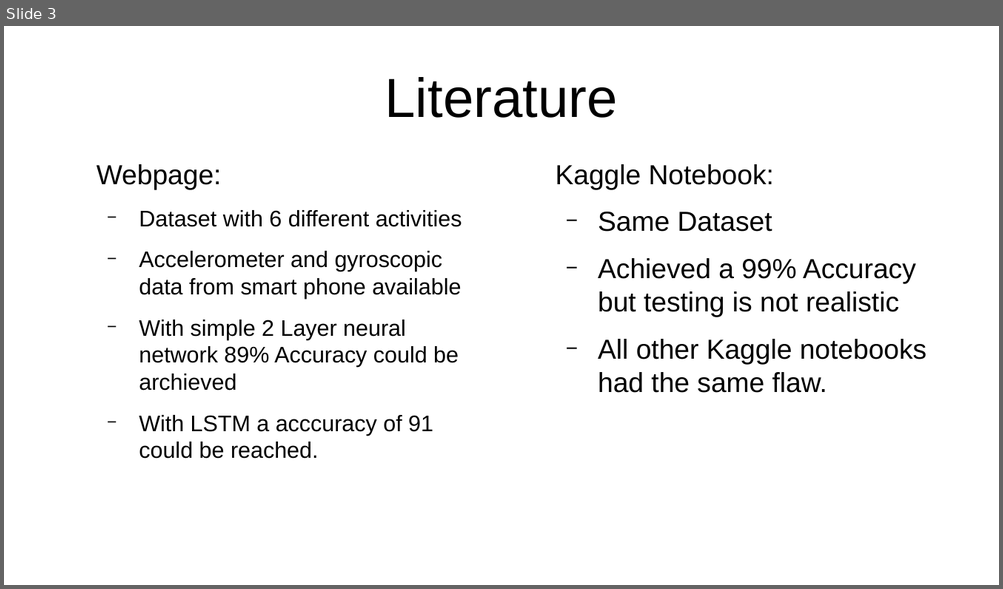
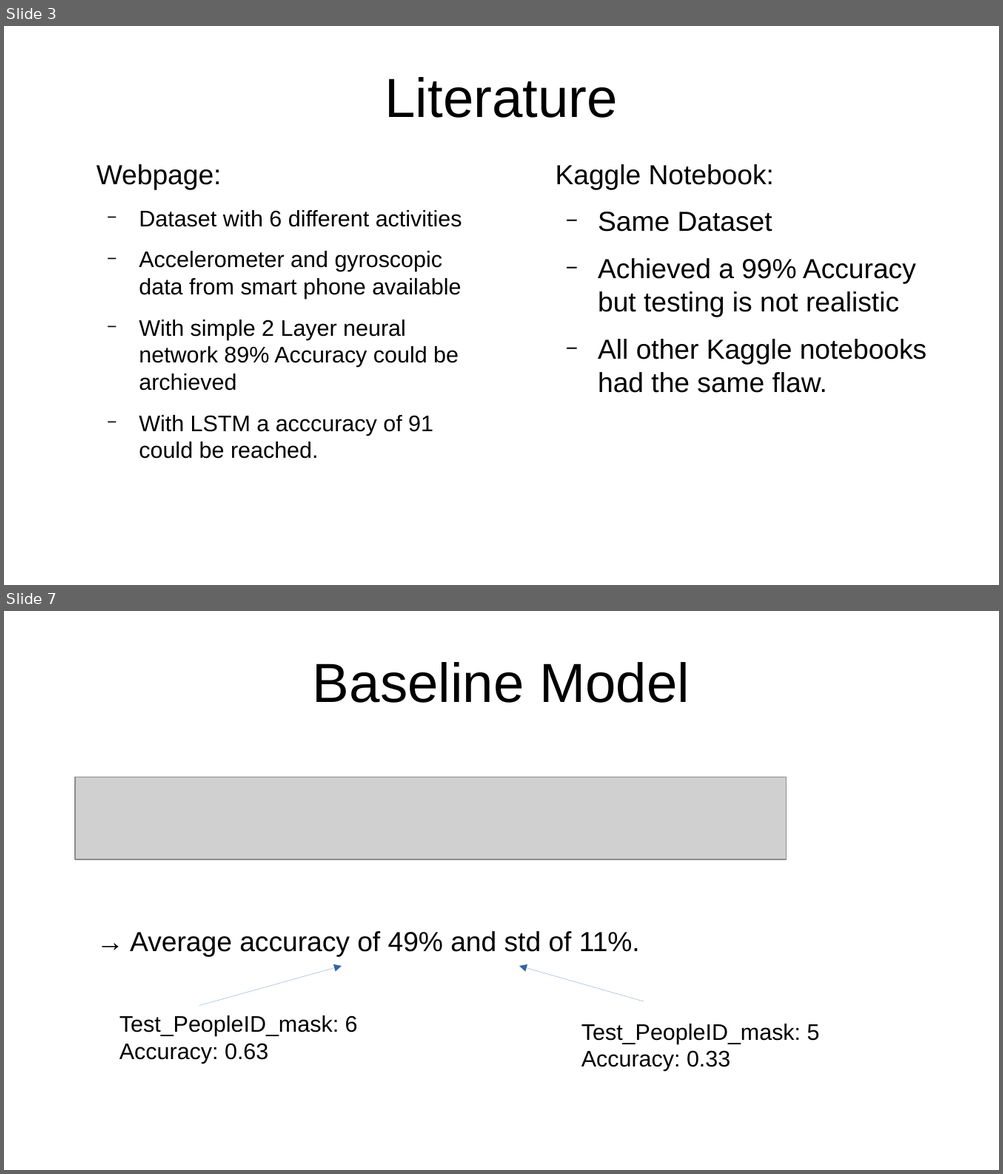
Before and after one commit to Tomson909/PhysicalActivity, a slide deck: 4_Presentation/PresentationProject.odp. Shown one above the other, each under a label of ours: slide 3 before the commit, slides 3 and 7 after it; the slides between them are not shown. The pictures are 1003x589 and 1003x1174 pixels, drawn with LibreOffice and Linux fonts; fonts in the diff are those of the drawing; grey boxes stand for pictures. Boxes give left, top, right and bottom in pixels: in the first picture for what was removed or moved away, otherwise in the second. Text is boxed around its words. In the diff, an @@ line names an element or a change of style, - is before the commit and + after.

```diff
--- a/4_Presentation/PresentationProject.odp
+++ b/4_Presentation/PresentationProject.odp
@@ slide 7 added at [4,611,999,1170], background #FFFFFF @@
@@ title added at [313,662,689,703], 44 pt, text #000000 @@
+Baseline Model
@@ picture added at [75,777,786,859] @@
@@ text added at [130,931,640,957], 22 pt, text #000000 @@
+→ Average accuracy of 49% and std of 11%.
@@ arrow added from (200, 1006) to (341, 967), #3465A4 0 pt @@
@@ arrow added from (644, 1002) to (519, 967), #3465A4 0 pt @@
@@ text added at [119,1016,358,1064], 18 pt, text #000000 @@
+Test_PeopleID_mask: 6
+Accuracy: 0.63
@@ text added at [581,1024,819,1071], 18 pt, text #000000 @@
+Test_PeopleID_mask: 5
+Accuracy: 0.33
```
Also in this commit, not shown: 2 slides changed, 11 other slides added, 2 slides removed, 5 other files.
